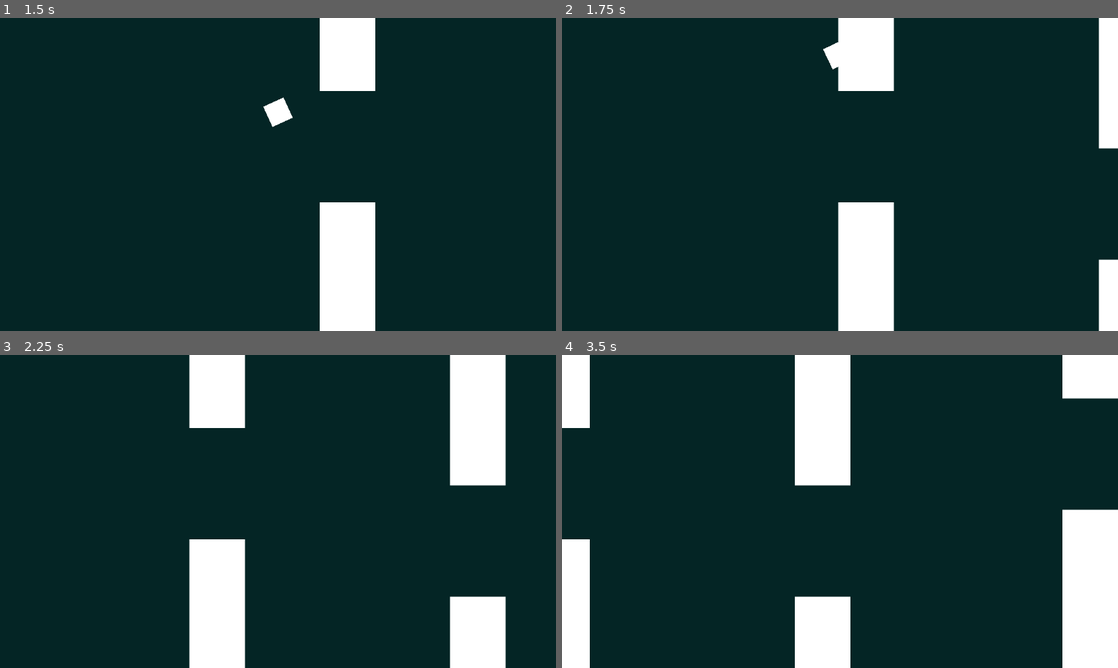
Above: before the commit, frames 1-4 (two rows, left to right).
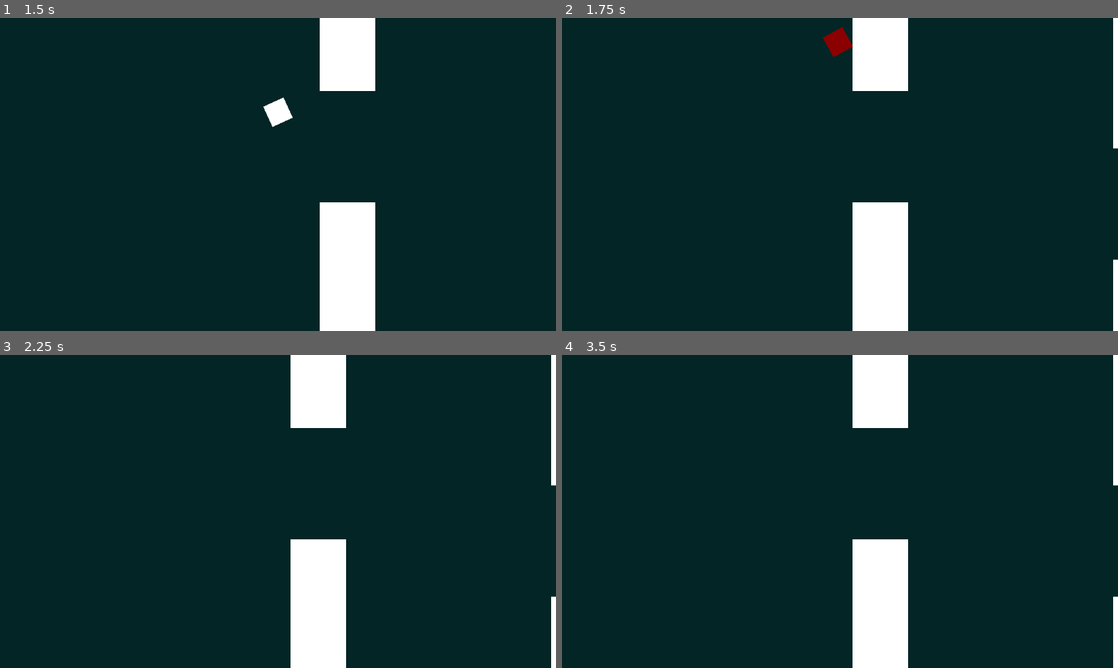
Above: after the commit, the same moments.

Repository: Nabil080/flappy-square
Game: Godot game, scene res://core/game.tscn
The game is run twice, just before and just after one commit, with the same random seed, the same clock (stepped at 60 frames per second) and the same inputs.
Inputs:
- Up to frame 1 (1.5 s): tap Space (flap) at 0.6, 0.77, 1.07, 1.35 s
- Up to frame 2 (1.75 s): tap Space (flap) at 1.52 s
- Up to frame 3 (2.25 s): tap Space (flap) at 1.82, 2.1 s
- Up to frame 4 (3.5 s): tap Space (flap) at 2.85, 3.02, 3.32 s

Frame 1 is identical in both runs. In frame 2, 5.3% of the frame differs, in the area x 46-100%, y 0-100%; in frame 3, 20%; in frame 4, 23%, in the area x 0-100%, y 0-100%.

Commit message:
death detection + game freeze

Diff:
--- /dev/null
+++ b/core/game.gd
@@ -0,0 +1,4 @@
+extends Node2D
+
+func _on_player_is_dead() -> void:
+	get_tree().paused = true
--- a/core/game.tscn
+++ b/core/game.tscn
@@ -1,5 +1,6 @@
-[gd_scene load_steps=6 format=3 uid="uid://de6r0u0ts5icg"]
+[gd_scene load_steps=7 format=3 uid="uid://de6r0u0ts5icg"]
 
+[ext_resource type="Script" uid="uid://bqq3unspphv04" path="res://core/game.gd" id="1_a04qp"]
 [ext_resource type="PackedScene" uid="uid://fdaqc1nnjjjc" path="res://entities/player.tscn" id="1_d3un6"]
 [ext_resource type="Script" uid="uid://b65on5c3f8f6l" path="res://core/pipe_manager.gd" id="2_5sg27"]
 [ext_resource type="PackedScene" uid="uid://bmkwntdta7k0t" path="res://core/pipes.tscn" id="3_8xnxh"]
@@ -10,6 +11,7 @@
 size = Vector2(20, 179)
 
 [node name="Game" type="Node2D"]
+script = ExtResource("1_a04qp")
 
 [node name="UI" type="Control" parent="."]
 layout_mode = 3
@@ -56,4 +58,5 @@
 [node name="Pipes3" parent="Pipes" instance=ExtResource("3_8xnxh")]
 position = Vector2(654, 57)
 
+[connection signal="is_dead" from="Player" to="." method="_on_player_is_dead"]
 [connection signal="area_entered" from="PipeManager/DestroyArea" to="PipeManager" method="_on_destroy_area_area_entered"]
--- a/entities/player.gd
+++ b/entities/player.gd
@@ -1,15 +1,17 @@
 extends CharacterBody2D
 
-@export var gravity := 800.0
-@export var flap_strength := 225.0
+signal is_dead
+
+@export var GRAVITY := 800.0
+@export var FLAP_STRENGTH := 225.0
 
 func _physics_process(delta):
-	# Apply gravity
-	velocity.y += gravity * delta
+	# Apply GRAVITY
+	velocity.y += GRAVITY * delta
 
 	# Flap
 	if Input.is_action_just_pressed("flap"):
-		velocity.y = -flap_strength
+		velocity.y = -FLAP_STRENGTH
 
 	# Move and collide
 	var collision := move_and_collide(velocity * delta)
@@ -25,5 +27,7 @@
 
 func _manage_collision(collision: KinematicCollision2D):
 	if collision.get_collider().is_in_group("enemy"):
-		print("DEAD")
-		$CollisionShape2D.queue_free()
+		$MeshInstance2D.modulate = Color.DARK_RED
+		$CollisionShape2D.disabled = true
+		velocity.y = -FLAP_STRENGTH
+		is_dead.emit()
--- a/entities/player.tscn
+++ b/entities/player.tscn
@@ -9,6 +9,8 @@
 size = Vector2(16, 16)
 
 [node name="Player" type="CharacterBody2D"]
+process_mode = 3
+z_index = 1
 scale = Vector2(0.8, 0.8)
 script = ExtResource("1_3x74s")
 
Not shown, added: core/game.gd.uid
